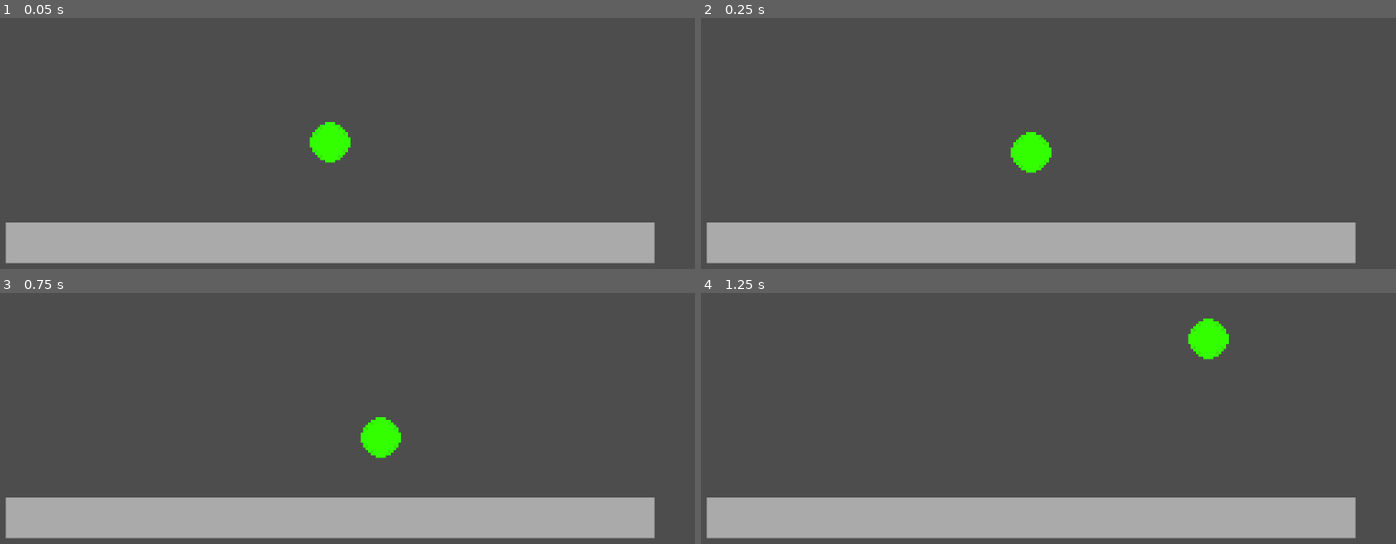
Above: before the commit, frames 1-4 (two rows, left to right).
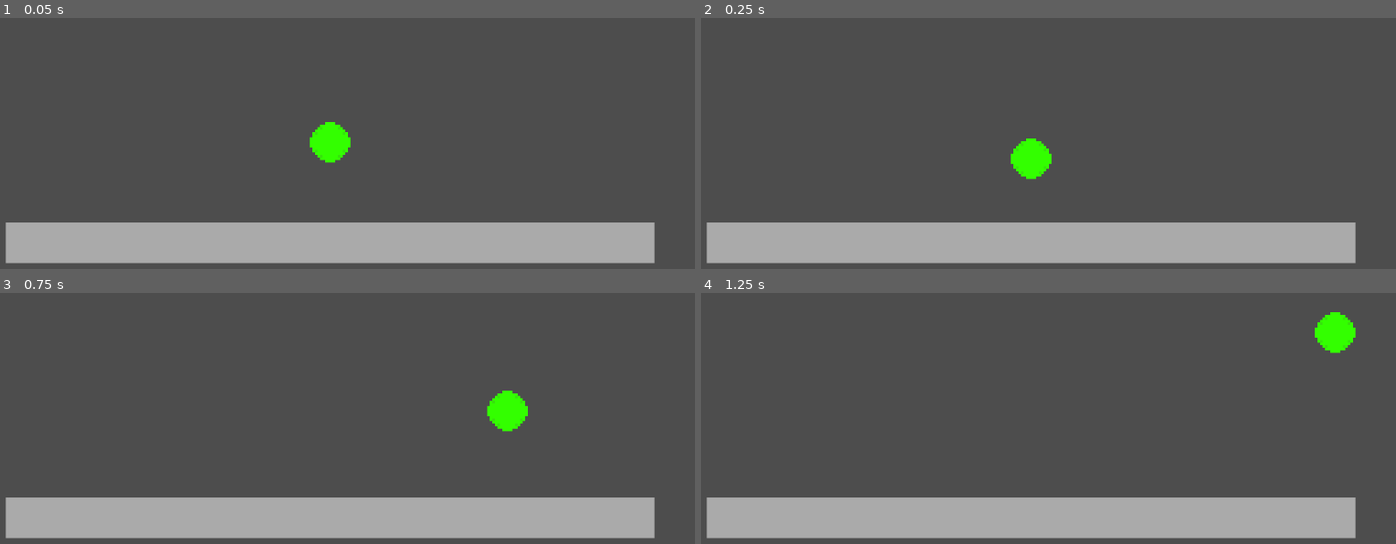
Above: after the commit, the same moments.

Repository: RockyBalbonys/projectL
Game: Godot game, scene res://scenes/main_scene.tscn
Same seed, same stepped clock (60 frames per second), same inputs: the game is played once before the commit and once after it.
Inputs:
- Up to frame 1 (0.05 s): no input
- Up to frame 2 (0.25 s): no input
- Up to frame 3 (0.75 s): hold D (right) from 0.53 s (still down); hold W (jump) from 0.53 s (still down); tap Space (dash, bound only after the commit) at 0.6 s
- Up to frame 4 (1.25 s): keep holding D (right); keep holding W (jump)

Frame 1 is identical in both runs. In frame 2, 0.4% of the frame differs, in the area x 44-51%, y 45-65%; in frame 3, 1.4%, in the area x 51-76%, y 38-66%; in frame 4, 1.4%.

Commit message:
Added a dash mechanic

Diff:
--- a/project.godot
+++ b/project.godot
@@ -32,3 +32,8 @@
 "events": [Object(InputEventKey,"resource_local_to_scene":false,"resource_name":"","device":-1,"window_id":0,"alt_press …(192 unchanged characters)…
 ]
 }
+dash={
+"deadzone": 0.5,
+"events": [Object(InputEventKey,"resource_local_to_scene":false,"resource_name":"","device":-1,"window_id":0,"alt_pressed":false,"shift_pressed":false,"ctrl_pressed":false,"meta_pressed":false,"pressed":false,"keycode":0,"physical_keycode":32,"key_label":0,"unicode":32,"location":0,"echo":false,"script":null)
+]
+}
--- a/scripts/player/player.gd
+++ b/scripts/player/player.gd
@@ -1,9 +1,14 @@
 extends CharacterBody2D
 
-const gravity = 500
-var jump_strength = 500
+const gravity = 800
+var jump_strength = 600
 var speed = 400
-var friction = 1.2
+
+# Checks if the dash cooldown is over
+var dash_cooldown_over = true
+
+# Boolean for checking if the player is facing left or not
+var left = false
 
 func _process(delta: float) -> void:
 	pass
@@ -13,6 +18,7 @@
 	move_and_slide()
 
 func get_input(delta: float):
+	# Gets rid of acceleration
 	velocity.x = 0
 
 	if Input.is_action_pressed("jump") and is_on_floor():
@@ -21,11 +27,31 @@
 	if Input.is_action_pressed("left"):
 		if velocity.x > -400:
 			velocity.x -= speed
+			left = true
 	elif Input.is_action_pressed("right"):
 		if velocity.x < 400:
 			velocity.x += speed
+			left = false
 
+	if Input.is_action_just_pressed("dash"):
+		dash()
 
 	# Gravity
 	if not is_on_floor():
 		velocity.y += gravity * delta
+
+func dash():
+	if left:
+		if dash_cooldown_over == false:
+			return
+		velocity.x -= 2000 * 6
+		dash_cooldown_over = false
+		await get_tree().create_timer(0.5).timeout
+		dash_cooldown_over = true
+	else:
+		if dash_cooldown_over == false:
+			return
+		velocity.x += 2000 * 6
+		dash_cooldown_over = false
+		await get_tree().create_timer(0.5).timeout
+		dash_cooldown_over = true
